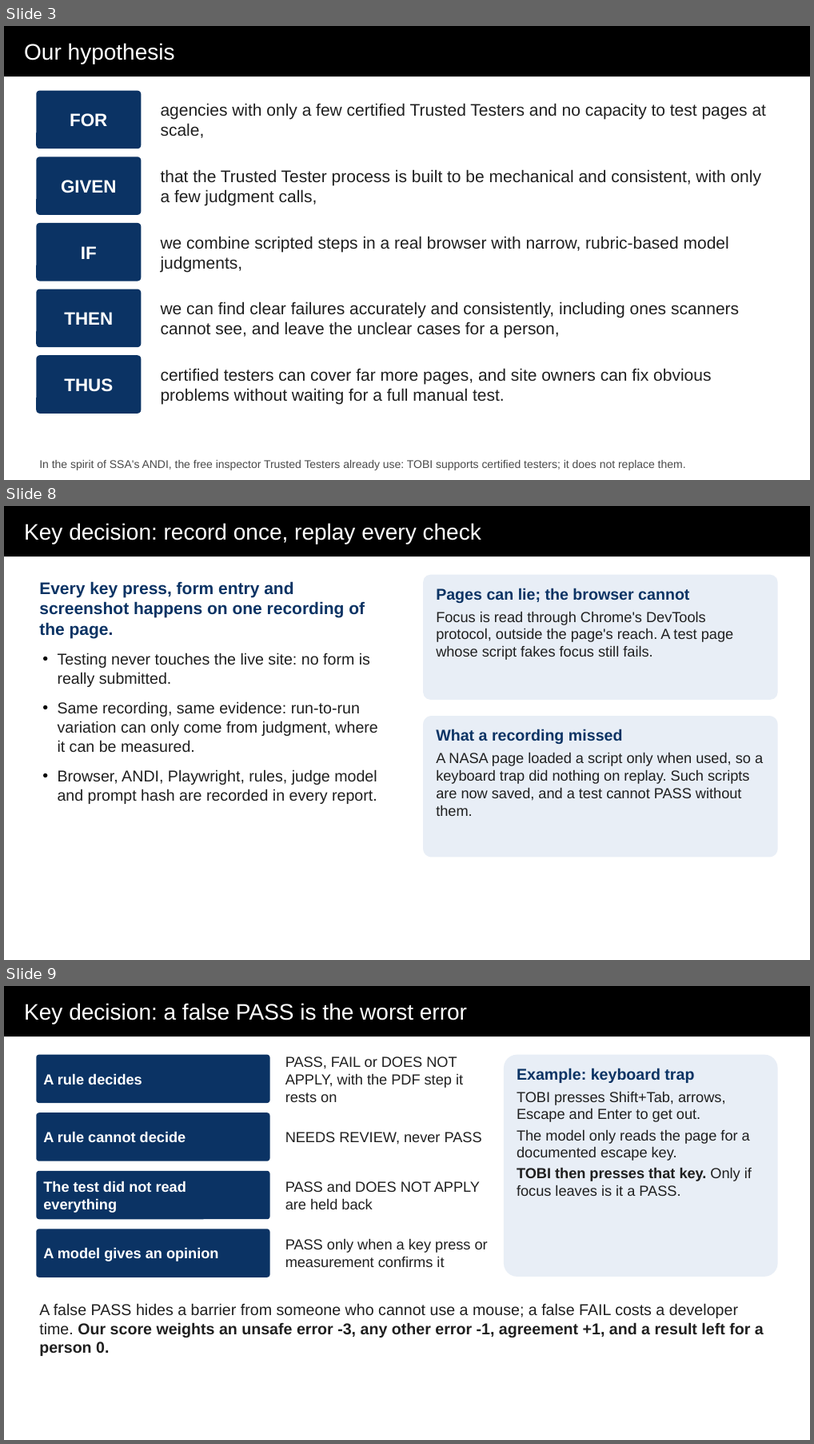
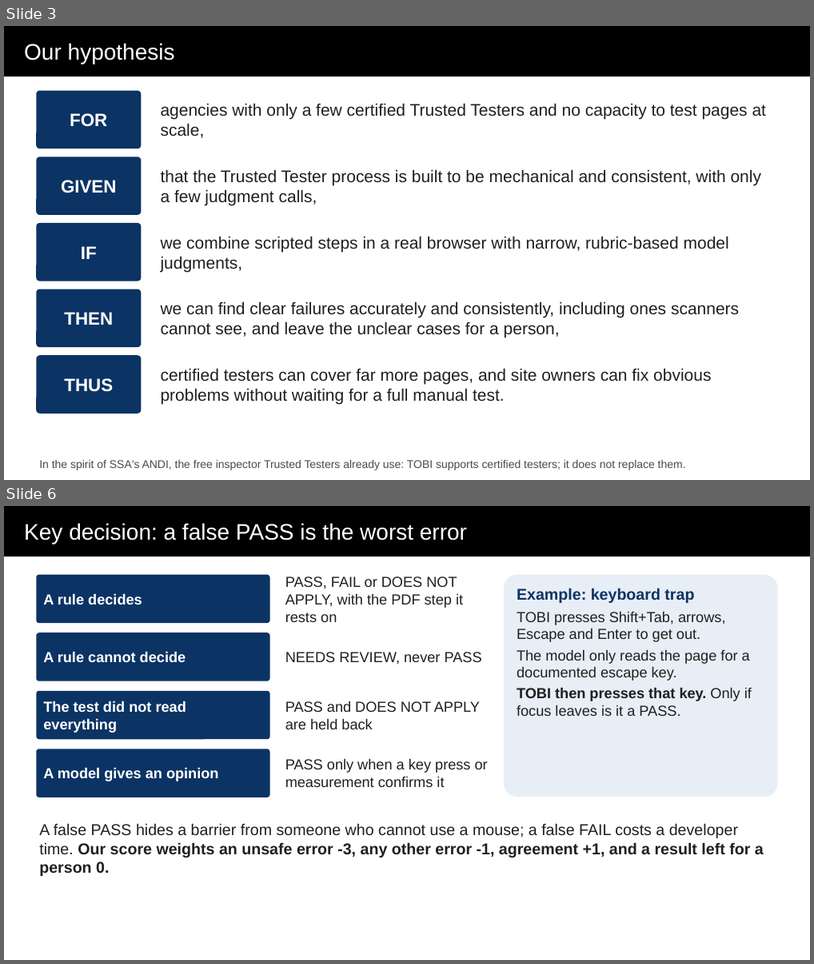
Before and after one commit to abbybowman/tobi508, a slide deck: docs/hackathon/out/TOBI-deck.pptx. Shown one above the other, each under a label of ours: slides 3, 8 and 9 before the commit, slides 3 and 6 after it; the slides between them are not shown. The pictures are 814x1444 and 814x964 pixels, drawn with LibreOffice and Linux fonts; fonts in the diff are those of the drawing. Boxes give left, top, right and bottom in pixels: in the first picture for what was removed or moved away, otherwise in the second. Text is boxed around its words. In the diff, an @@ line names an element or a change of style, - is before the commit and + after.

```diff
--- a/docs/hackathon/out/TOBI-deck.pptx
+++ b/docs/hackathon/out/TOBI-deck.pptx
@@ slide 8 removed at [4,506,810,960], background #FFFFFF @@
@@ title removed at [4,506,810,557] @@
-Key decision: record once, replay every check
@@ rounded rectangle removed at [423,575,778,700] @@
@@ text removed at [39,581,378,804] @@
-Every key press, form entry and screenshot happens on one recording of the page.
-• Testing never touches the live site: no form is really submitted.
-• Same recording, same evidence: run-to-run variation can only come from judgment, where it can be measured.
-• Browser, ANDI, Playwright, rules, judge model and prompt hash are recorded in every report.
@@ text removed at [436,588,734,660] @@
-Pages can lie; the browser cannot
-Focus is read through Chrome's DevTools protocol, outside the page's reach. A test page whose script fakes focus still fails.
@@ rounded rectangle removed at [423,716,778,856] @@
@@ text removed at [436,728,763,816] @@
-What a recording missed
-A NASA page loaded a script only when used, so a keyboard trap did nothing on replay. Such scripts are now saved, and a test cannot PASS without them.
@@ what was slide 9 is now slide 6 @@
```
Also in this commit, not shown: 3 slides changed, 2 slides added, 5 other slides removed, 2 other files.
